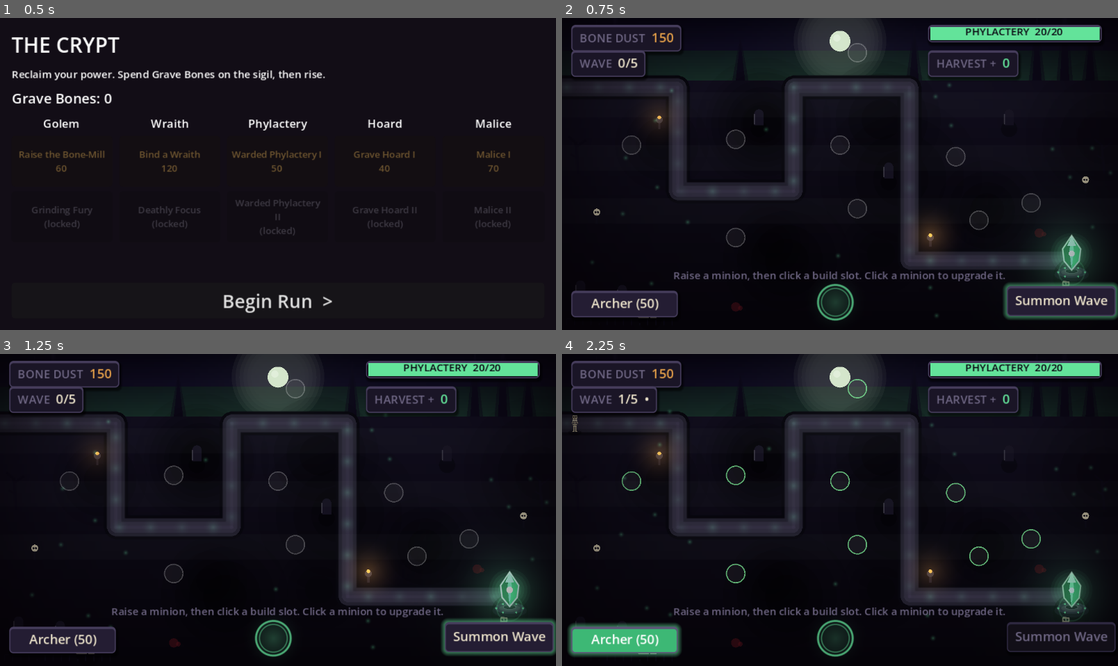
Above: before the commit, frames 1-4 (two rows, left to right).
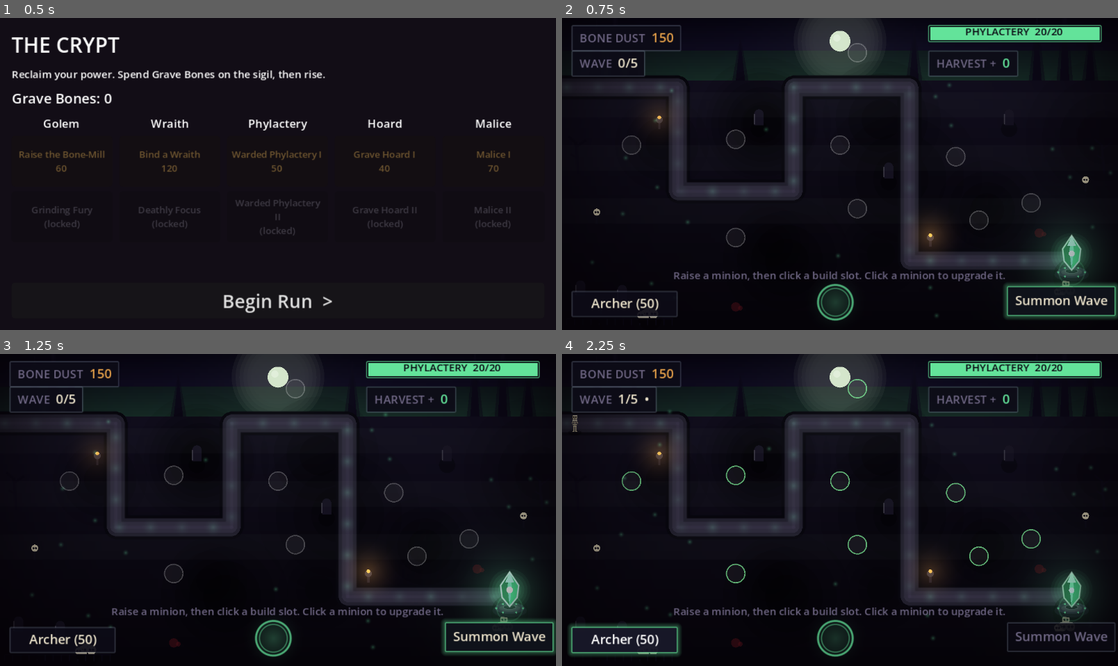
Above: after the commit, the same moments.

Repository: aschollwoeck/debonethemall
Game: Godot game, scene res://scenes/hub/hub.tscn
Same seed, same stepped clock (60 frames per second), same inputs: the game is played once before the commit and once after it.
Inputs:
- Up to frame 1 (0.5 s): no input
- Up to frame 2 (0.75 s): click "Begin Run >" at 0.5 s
- Up to frame 3 (1.25 s): no input
- Up to frame 4 (2.25 s): click "Summon Wave" at 1.25 s; click "Archer (50)" at 2 s

Frame 1 is identical in both runs. In frame 2, 3.6% of the frame differs, in the area x 1-100%, y 2-97%; in frame 3, 3.6%; in frame 4, 2.7%.

Commit message:
feat(visual): vector HUD restyle (M2b slice 7)
Restyle the in-run HUD from the carved bone/stone diegetic look to a clean vector
treatment (art-direction 10): flat dark panels with a thin necrotic hairline
border, near-square corners, minimal shadow, high contrast against the pixel
units. Passive readouts get a faint neutral hairline; interactive elements the
accent hairline — the selected minion + primary CTA get an accent outline + soft
glow. Life meter, upgrade popup and end screen reframed to match. Style-only:
layout, logic and the Main-facing API unchanged. Tests green; screenshot-verified
(normal + upgrade popup + end screen).

Co-Authored-By: Claude Opus 4.8 (1M context) <noreply@anthropic.com>
Claude-Session: https://claude.ai/code/session_01P8fbTuTW77i57Wh6oPPauN

Diff:
--- a/scripts/ui/hud.gd
+++ b/scripts/ui/hud.gd
@@ -1,28 +1,30 @@
 extends CanvasLayer
 class_name HUD
-## Diegetic in-run HUD (M2 slice 6, docs/art-direction.md §10). The UI is made of the world:
-## carved bone/stone plaques for the Bone Dust / Wave / Harvest readouts, a phylactery life
-## meter (green→red), carved-stone buttons with an accent glow when active, and
-## gothic panels for the upgrade popup and end screen. Emits intent signals; Main wires them.
+## Vector in-run HUD (M2b restyle slice 7, docs/art-direction.md §10). Clean vector treatment —
+## flat dark panels with a thin necrotic hairline border, minimal texture, high contrast against
+## the pixel units: resource plaques (Bone Dust / Wave / Harvest), a phylactery life meter
+## (green→red), flat buttons where the selected minion gets an accent hairline + glow, and flat
+## panels for the upgrade popup and end screen. Emits intent signals; Main wires them.
 ##
-## Public API is unchanged from the flat HUD, so Main needs no edits.
+## Public API is unchanged, so Main needs no edits.
 
 signal minion_selected(kind: String)
 signal start_wave_pressed
 signal return_to_hub_pressed
 signal upgrade_chosen(id: String)
 
-# --- palette ---
+# --- palette (vector UI, art-direction §3/§10) ---
 const BONE := Color("ece3cb")
 const INK_DIM := Color("6f6784")
 const EMBER := Color("e8a24a")
 const NECRO := Color("63e39a")
 const BLOOD := Color("c8434a")
-const STONE_BG := Color("1a1526")
-const STONE_BG2 := Color("241d33")
-const STONE_BORDER := Color("463d5c")
-const STONE_BORDER_HI := Color("5e5478")
-const PANEL_BG := Color(0.07, 0.05, 0.10, 0.97)
+const PANEL := Color(0.05, 0.045, 0.09, 0.90)        # flat dark plaque bg
+const PANEL_HI := Color(0.09, 0.08, 0.15, 0.95)      # hover / active bg
+const PANEL_SOLID := Color(0.05, 0.04, 0.09, 0.98)   # opaque popup bg
+const HAIR := Color(0.39, 0.89, 0.60, 0.55)          # necrotic accent hairline
+const HAIR_DIM := Color(0.62, 0.68, 0.78, 0.20)      # faint neutral hairline (passive)
+const ACCENT_GLOW := Color(0.39, 0.89, 0.60, 0.32)   # soft accent bloom on active elements
 
 var _dust_val: Label
 var _wave_val: Label
@@ -46,49 +48,51 @@
 
 # ---------------------------------------------------------------- style helpers
 
+## A flat vector box: solid dark bg, a 1px hairline border, near-square corners, no carved lip.
+## An optional accent `glow` blooms softly behind active elements (no drop shadow otherwise).
 func _sbox(bg: Color, border: Color, glow := Color(0, 0, 0, 0)) -> StyleBoxFlat:
 	var s := StyleBoxFlat.new()
 	s.bg_color = bg
-	s.set_corner_radius_all(3)
-	s.border_width_left = 1; s.border_width_right = 1; s.border_width_bottom = 1
-	s.border_width_top = 2   # a lit carved top lip
+	s.set_corner_radius_all(1)
+	s.set_border_width_all(1)
 	s.border_color = border
 	s.content_margin_left = 7; s.content_margin_right = 7
 	s.content_margin_top = 3; s.content_margin_bottom = 4
 	if glow.a > 0.0:
 		s.shadow_color = glow; s.shadow_size = 4
-	else:
-		s.shadow_color = Color(0, 0, 0, 0.55); s.shadow_size = 2; s.shadow_offset = Vector2(1, 2)
 	return s
 
 
-## Applies carved-stone styling to a button. kind: "stone" | "primary" | "toggle".
+## Applies flat vector styling to a button. kind: "stone" | "primary" | "toggle".
+## Interactive/active states carry the necrotic accent hairline + glow; passive states a faint
+## neutral hairline. A selected (toggled) minion reads by its accent outline (art-direction §10).
 func _style_button(b: Button, kind: String) -> void:
 	b.focus_mode = Control.FOCUS_NONE
 	b.add_theme_font_size_override("font_size", 11)
 	b.add_theme_color_override("font_color", BONE)
 	b.add_theme_color_override("font_hover_color", Color.WHITE)
-	b.add_theme_color_override("font_pressed_color", Color("0c1a10") if kind != "stone" else BONE)
+	b.add_theme_color_override("font_pressed_color", NECRO)
+	b.add_theme_color_override("font_focus_color", BONE)
 	b.add_theme_color_override("font_disabled_color", INK_DIM)
-	var accent_glow := Color(NECRO.r, NECRO.g, NECRO.b, 0.5)
-	b.add_theme_stylebox_override("normal",
-		_sbox(STONE_BG2, STONE_BORDER, accent_glow if kind == "primary" else Color(0, 0, 0, 0)))
-	b.add_theme_stylebox_override("hover", _sbox(Color("2e2644"), STONE_BORDER_HI))
-	var pressed_bg := Color("14101d") if kind == "stone" else Color(0.24, 0.72, 0.46)
-	var pressed_glow := accent_glow if kind == "toggle" else Color(0, 0, 0, 0)
-	b.add_theme_stylebox_override("pressed", _sbox(pressed_bg, STONE_BORDER_HI, pressed_glow))
-	b.add_theme_stylebox_override("disabled", _sbox(Color("120f18"), Color("2e2840")))
-
-
+	# normal: the primary CTA already wears the accent hairline; the rest a faint neutral one.
+	var normal_border := HAIR if kind == "primary" else HAIR_DIM
+	var normal_glow := ACCENT_GLOW if kind == "primary" else Color(0, 0, 0, 0)
+	b.add_theme_stylebox_override("normal", _sbox(PANEL, normal_border, normal_glow))
+	b.add_theme_stylebox_override("hover", _sbox(PANEL_HI, HAIR))
+	# pressed (momentary) / toggled-selected: accent hairline + glow.
+	b.add_theme_stylebox_override("pressed", _sbox(PANEL_HI, HAIR, ACCENT_GLOW))
+	b.add_theme_stylebox_override("disabled", _sbox(Color(0.04, 0.035, 0.07, 0.85), HAIR_DIM))
+
+
+## Flat dark popup frame (upgrade / end screen): solid bg, a necrotic hairline, a soft lift shadow.
 func _panel_box() -> StyleBoxFlat:
 	var s := StyleBoxFlat.new()
-	s.bg_color = PANEL_BG
-	s.set_corner_radius_all(5)
+	s.bg_color = PANEL_SOLID
+	s.set_corner_radius_all(2)
 	s.set_border_width_all(1)
-	s.border_width_top = 2
-	s.border_color = Color("5a4f36")   # bone-ish frame
+	s.border_color = HAIR
 	s.set_content_margin_all(12)
-	s.shadow_color = Color(0, 0, 0, 0.6); s.shadow_size = 6
+	s.shadow_color = Color(0, 0, 0, 0.5); s.shadow_size = 8
 	return s
 
 
@@ -98,7 +102,7 @@
 func _plaque(pos: Vector2, prefix: String, value_color: Color) -> Label:
 	var panel := PanelContainer.new()
 	panel.position = pos
-	panel.add_theme_stylebox_override("panel", _sbox(STONE_BG, STONE_BORDER))
+	panel.add_theme_stylebox_override("panel", _sbox(PANEL, HAIR_DIM))
 	var row := HBoxContainer.new()
 	row.add_theme_constant_override("separation", 5)
 	panel.add_child(row)
@@ -125,7 +129,7 @@
 	life_frame.position = Vector2(316, 6)
 	life_frame.custom_minimum_size = Vector2(150, 15)
 	life_frame.size = Vector2(150, 15)
-	life_frame.add_theme_stylebox_override("panel", _sbox(Color("0a0812"), STONE_BORDER))
+	life_frame.add_theme_stylebox_override("panel", _sbox(Color(0.03, 0.025, 0.06, 0.95), HAIR))
 	add_child(life_frame)
 	_life_fill = ColorRect.new()
 	_life_fill.position = Vector2(318, 8)
Not shown, changed: CHANGELOG.md
